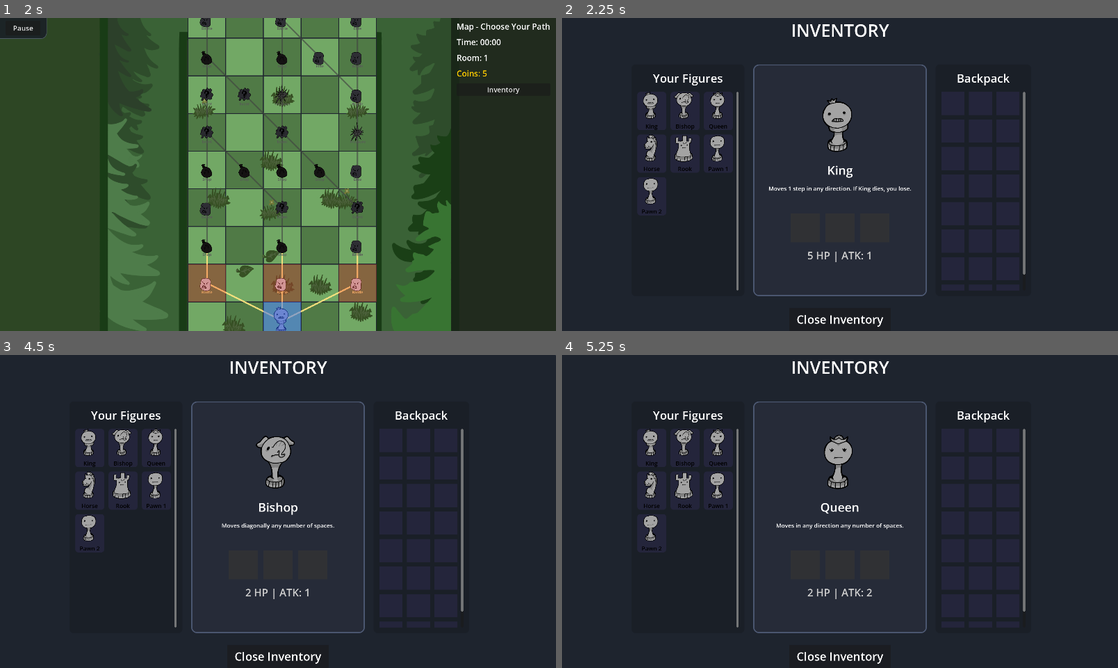
Above: before the commit, frames 1-4 (two rows, left to right).
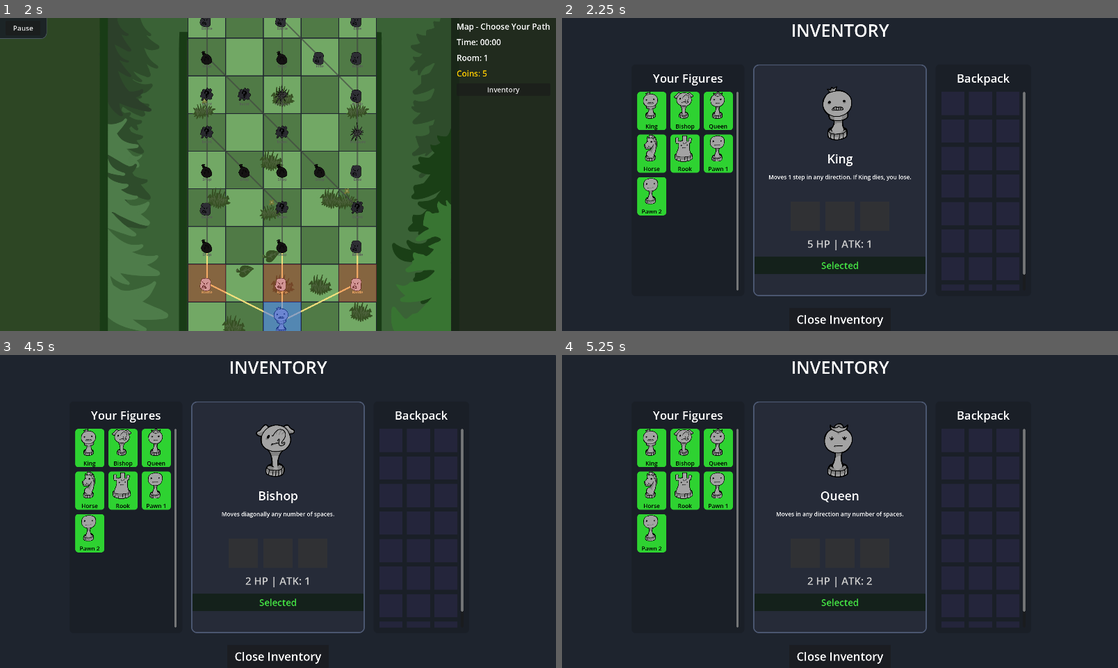
Above: after the commit, the same moments.

Repository: VAXVORTEX/Chessodd
Game: Godot game, scene res://Main.tscn
Same seed, same stepped clock (60 frames per second), same inputs: the game is played once before the commit and once after it.
Inputs (mouse positions are in pixels of both pictures, inside the frame that each line leads up to):
- Up to frame 1 (2 s): click "Play" at 0.5 s; click "Slot 1 - Empty" at 1.25 s
- Up to frame 2 (2.25 s): click "Inventory" at 2 s
- Up to frame 3 (4.5 s): click (278, 602) at 2.75 s, where only the run after the commit has a clickable "Selected"; click (88, 442) at 3.52 s; click (122, 442) at 4.27 s
- Up to frame 4 (5.25 s): click (717, 442) at 5.02 s

Frame 1 is identical in both runs. In frame 2, 6.4% of the frame differs, in the area x 13-66%, y 21-82%; in frame 3, 6.5%, in the area x 13-66%, y 22-82%; in frame 4, 6.4%.

Commit message:
feat: move roster and benching system to inventory screen, remove right hud block

Diff:
--- a/Main.gd
+++ b/Main.gd
@@ -141,6 +141,7 @@
 var inv_coins_lbl: Label
 var inv_pieces_list: GridContainer
 var inv_start_btn: Button
+var inv_bench_btn: Button
 
 var item_tooltip: PanelContainer
 var item_tooltip_lbl: Label
--- a/scripts/InventoryManager.gd
+++ b/scripts/InventoryManager.gd
@@ -176,7 +176,8 @@
 
 		var panel = PanelContainer.new()
 		var p_sb = StyleBoxFlat.new()
-		p_sb.bg_color = Color(0.15, 0.15, 0.25, 0.8)
+		var is_benched = p.get_meta("is_benched")
+		p_sb.bg_color = Color(1.0, 0.2, 0.2, 0.8) if is_benched else Color(0.2, 1.0, 0.2, 0.8)
 		p_sb.corner_radius_top_left = 10
 		p_sb.corner_radius_top_right = 10
 		p_sb.corner_radius_bottom_left = 10
@@ -274,6 +275,38 @@
 	main.inv_piece_desc.text = desc
 
 	main.inv_piece_stats.text = "%d HP | ATK: %d" % [p.current_hp, p.attack_damage]
+
+	if main.inv_bench_btn:
+		var is_benched = p.get_meta("is_benched")
+
+		# Disconnect old signals
+		if main.inv_bench_btn.pressed.get_connections().size() > 0:
+			for conn in main.inv_bench_btn.pressed.get_connections():
+				main.inv_bench_btn.pressed.disconnect(conn.callable)
+
+		if is_benched:
+			main.inv_bench_btn.text = "Unselected"
+			main.inv_bench_btn.modulate = Color(1.0, 0.3, 0.3)
+		else:
+			main.inv_bench_btn.text = "Selected"
+			main.inv_bench_btn.modulate = Color(0.3, 1.0, 0.3)
+
+		main.inv_bench_btn.pressed.connect(func():
+			if p.piece_type == main.PieceType.KING: return
+			var currently_benched = p.get_meta("is_benched")
+
+			if currently_benched:
+				var unbenched_count = 0
+				for cp in main.player_pawns:
+					if not cp.get_meta("is_benched"): unbenched_count += 1
+				if unbenched_count >= 15:
+					return # Cannot unbench more!
+
+			p.set_meta("is_benched", not currently_benched)
+			if not currently_benched: p.remove_meta("start_pos")
+			update_inventory_screen()
+			update_inventory_selection()
+		)
 
 	for c in main.inv_piece_slots.get_children():
 		c.queue_free()
--- a/scripts/UIBuilder.gd
+++ b/scripts/UIBuilder.gd
@@ -514,6 +514,11 @@
 	main.inv_piece_stats.horizontal_alignment = HORIZONTAL_ALIGNMENT_CENTER
 	center_vbox.add_child(main.inv_piece_stats)
 
+	main.inv_bench_btn = Button.new()
+	main.inv_bench_btn.custom_minimum_size = Vector2(300, 60)
+	main.inv_bench_btn.set("theme_override_font_sizes/font_size", 32)
+	center_vbox.add_child(main.inv_bench_btn)
+
 	main.inv_start_btn = Button.new()
 	main.inv_start_btn.text = "Close Inventory"
 	main.inv_start_btn.set("theme_override_font_sizes/font_size", 40)
